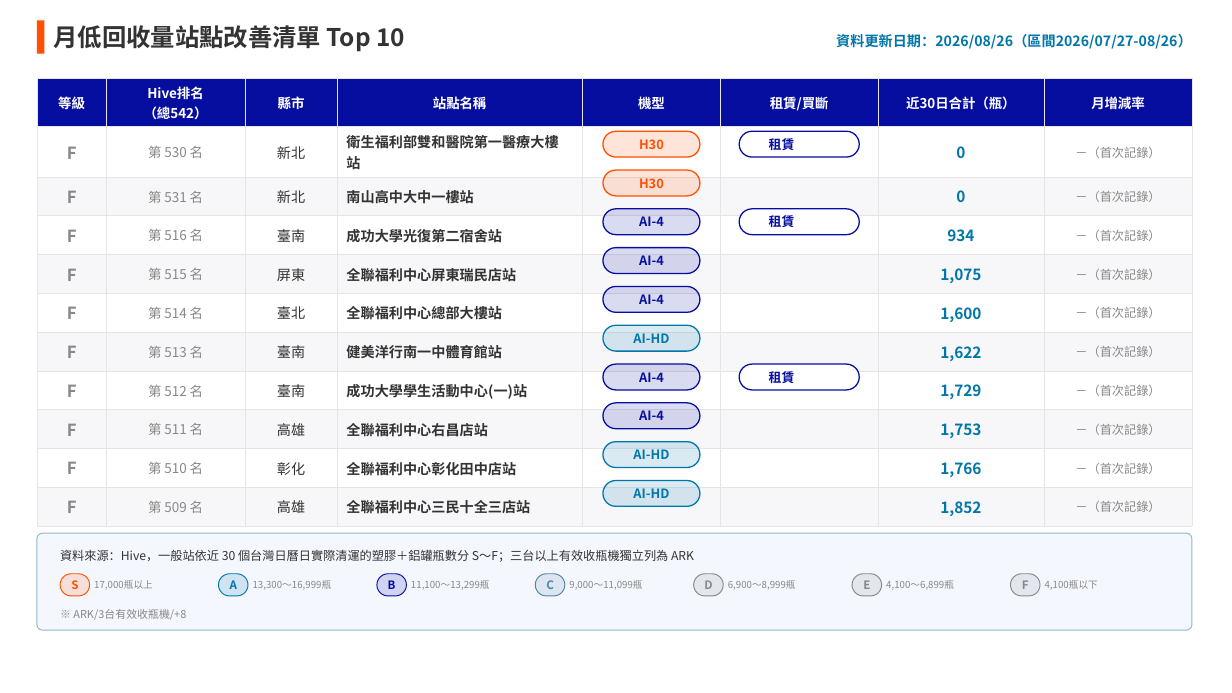
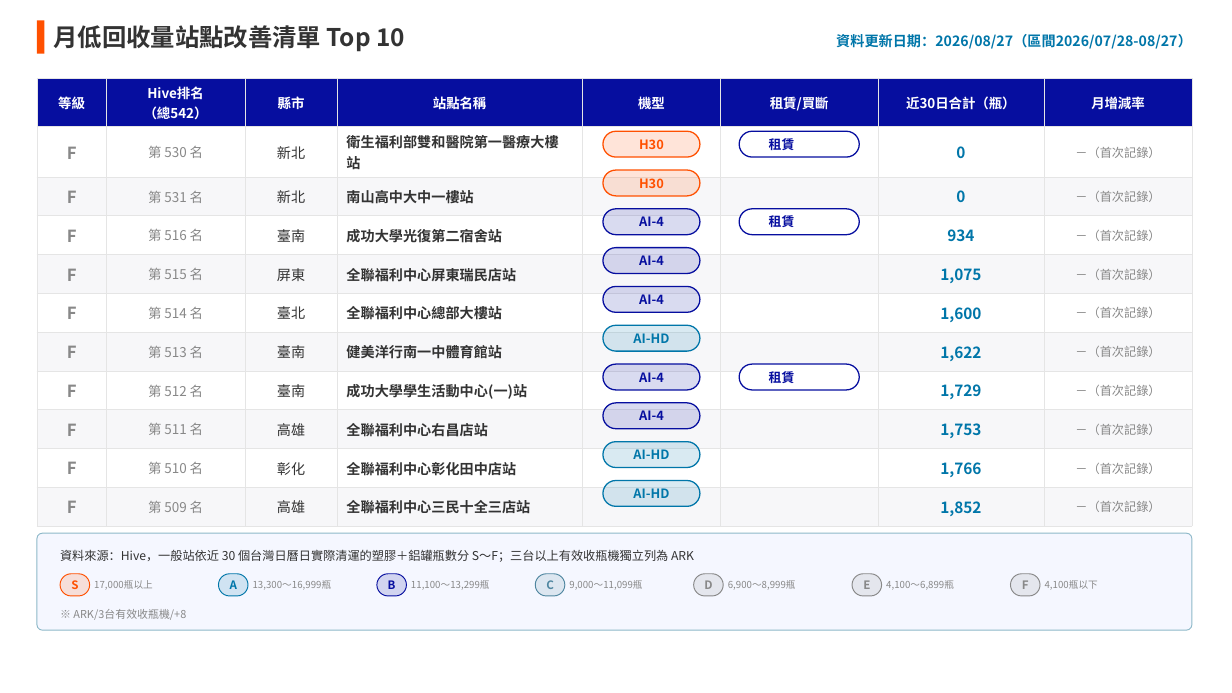
Before and after one commit to fen-ecoco/Operations-Weekly-Report, a slide deck: slide 3 of automation/ecoco_客服週報_第34週_0817~0823.pptx. Drawn at 1232x693 pixels with LibreOffice and Linux fonts; fonts in the diff are those of the drawing; background and template pictures are left out. Boxes give left, top, right and bottom in pixels: in the first picture for what was removed or moved away, otherwise in the second. Text is boxed around its words. In the diff, an @@ line names an element or a change of style, - is before the commit and + after.

```diff
--- a/automation/ecoco_客服週報_第34週_0817~0823.pptx
+++ b/automation/ecoco_客服週報_第34週_0817~0823.pptx
@@ text at [836, 34, 1192, 49]: text changed @@
-資料更新日期：2026/08/26（區間2026/07/27-08/26）
+資料更新日期：2026/08/27（區間2026/07/28-08/27）
```
Also in this commit, not shown: 1 other slide changed, 4 other files.
